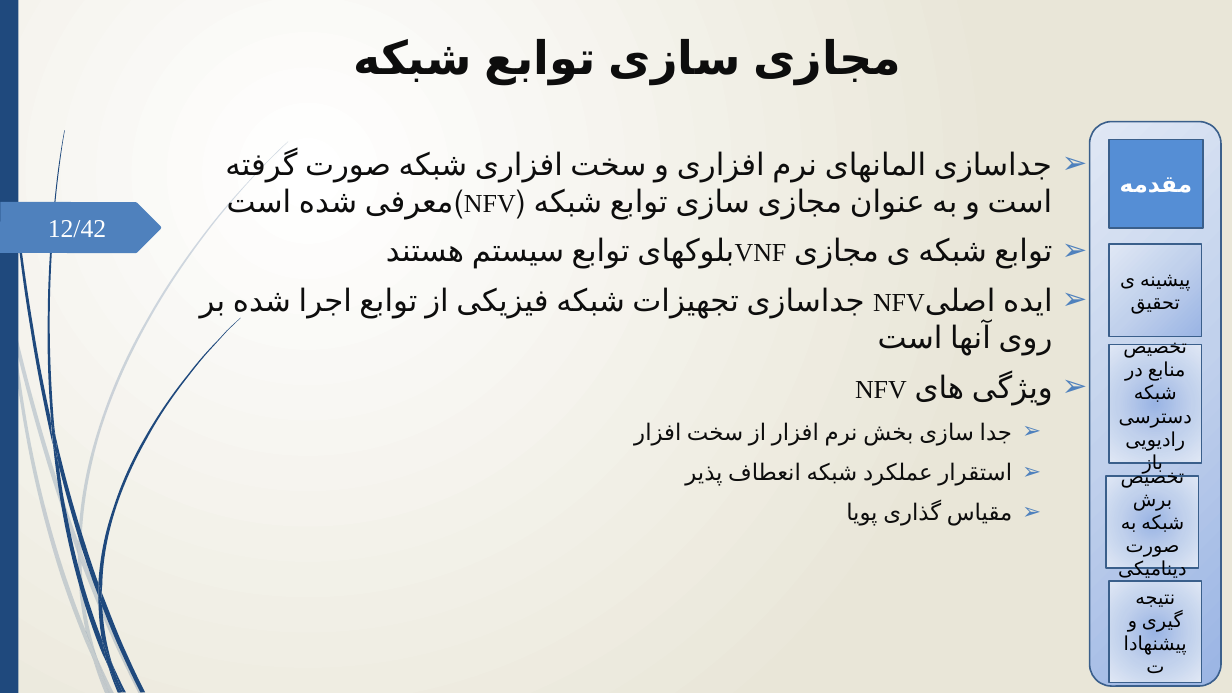
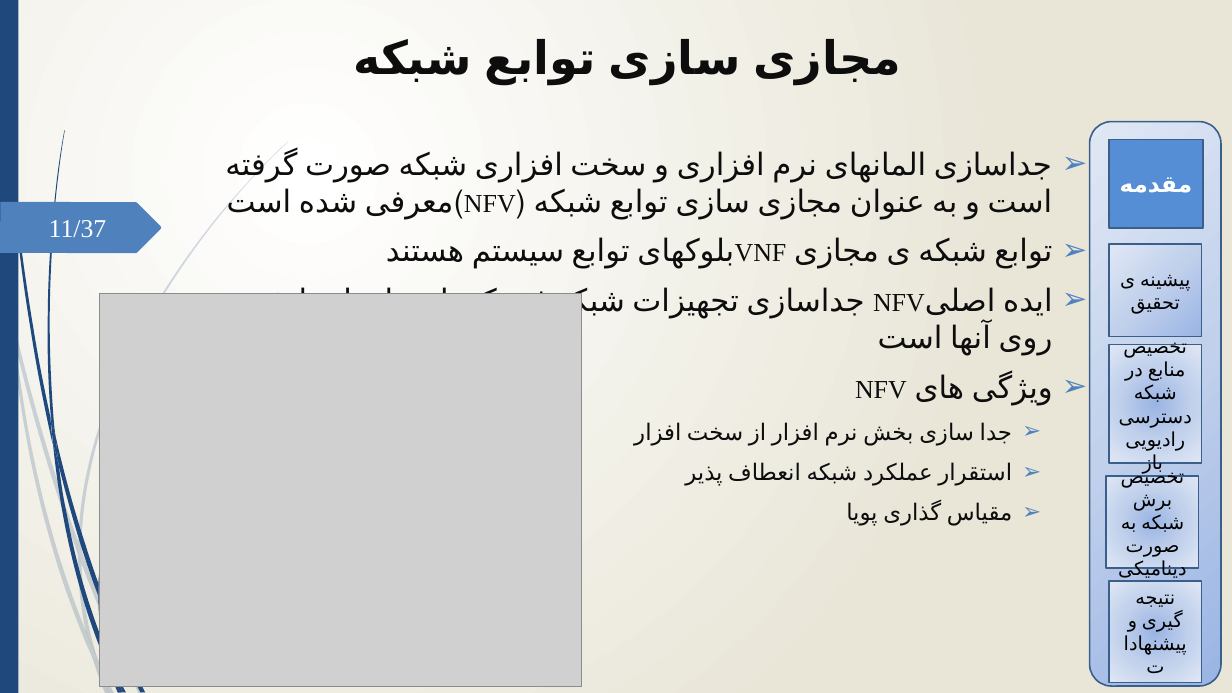
Before and after one commit to mkm1992/phd-project, a slide deck: slide 11 of Latex/tex1/proposal.pptx (slide 12 before the commit). Drawn at 1232x693 pixels with LibreOffice and Linux fonts; fonts in the diff are those of the drawing; grey boxes stand for pictures; background and template pictures are left out. Boxes give left, top, right and bottom in pixels: in the first picture for what was removed or moved away, otherwise in the second. Text is boxed around its words. In the diff, an @@ line names an element or a change of style, - is before the commit and + after.

```diff
--- a/Latex/tex1/proposal.pptx
+++ b/Latex/tex1/proposal.pptx
@@ page number at bbox=[49, 220, 107, 238]: text changed @@
-12/42
+11/37
@@ picture added at bbox=[99, 294, 580, 687] @@
```
Also in this commit, not shown: 11 other slides changed, 5 slides removed, 7 other files.
